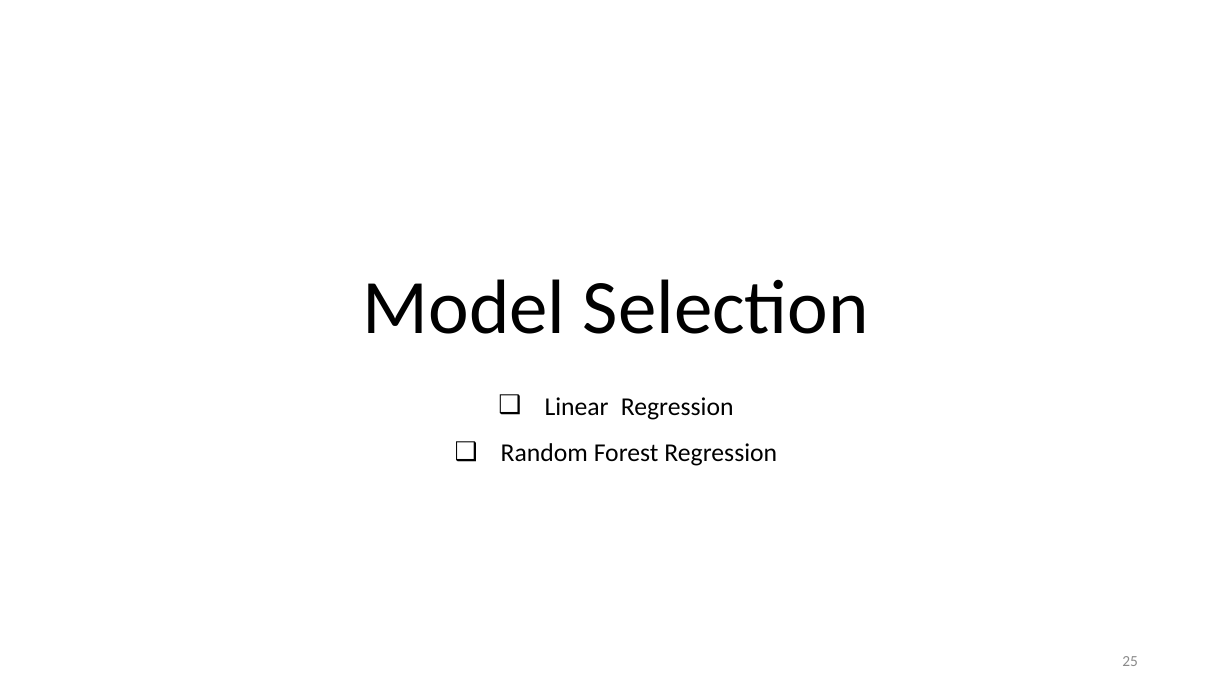
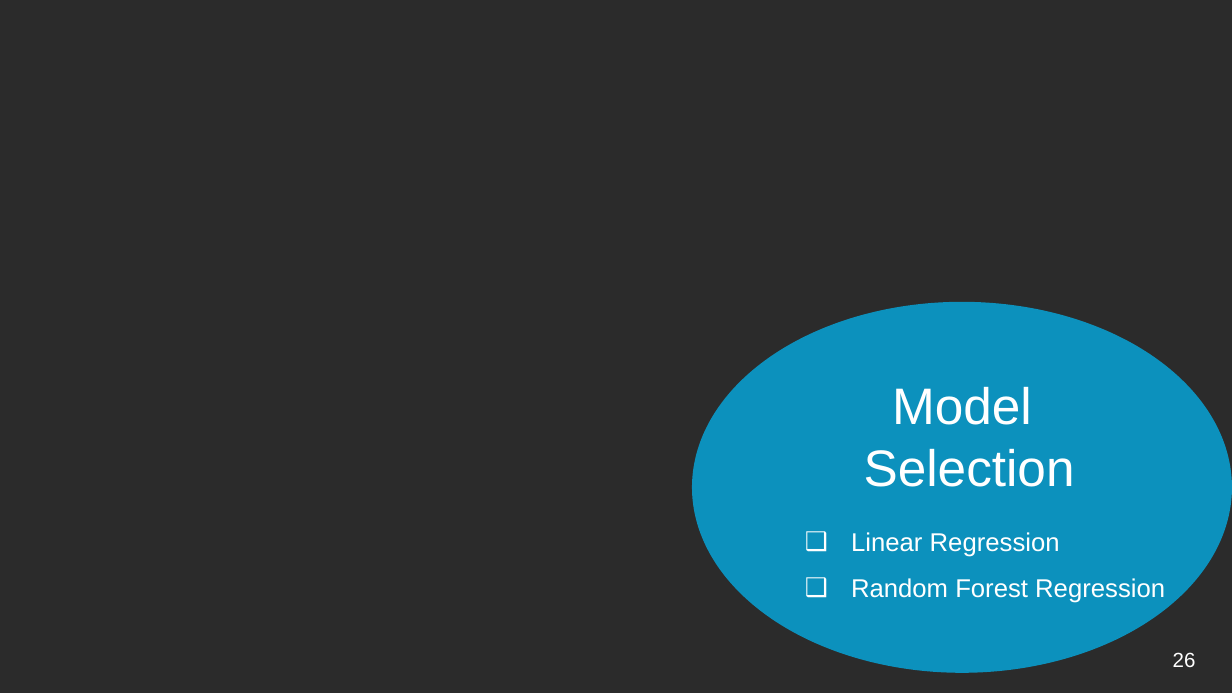
Before and after one commit to Dearsu520/automotive-modeling-project, a slide deck: slide 26 of ETL/Final Project.pptx (slide 25 before the commit). Drawn at 1232x693 pixels with LibreOffice and Linux fonts; fonts in the diff are those of the drawing; background and template pictures are left out; a plain dark background stands for a picture behind light text. Boxes give left, top, right and bottom in pixels: in the first picture for what was removed or moved away, otherwise in the second. Text is boxed around its words. In the diff, an @@ line names an element or a change of style, - is before the commit and + after.

```diff
--- a/ETL/Final Project.pptx
+++ b/ETL/Final Project.pptx
@@ background #FFFFFF to picture (left out) @@
@@ ellipse added at (692, 302, 1232, 674), fill #00BDFB at 70% opacity @@
@@ text "Model" at (864, 386, 1075, 487): vertical alignment bottom to top @@
@@ text at (864, 386, 1075, 487): text changed; size 60 to 40 pt; font Calibri to Arial; text colour #000000 to #FFFFFF @@
-Model Selection
+Model
+Selection
@@ text "Linear Regression": place and size @@
-text "Linear Regression" at (501, 397, 777, 466)
+text "Linear Regression" at (851, 532, 1165, 603)
@@ text "Linear Regression" at (851, 532, 1165, 603): font Calibri to Arial, text colour #000000 to #FFFFFF; alignment centre to left; vertical alignment bottom to top @@
@@ page number removed at (1122, 656, 1138, 666) @@
-25
@@ page number added at (1173, 652, 1196, 667), 16 pt, text #FFFFFF @@
+26
```
Also in this commit, not shown: 28 other slides changed, 4 slides added, 3 slides removed.
